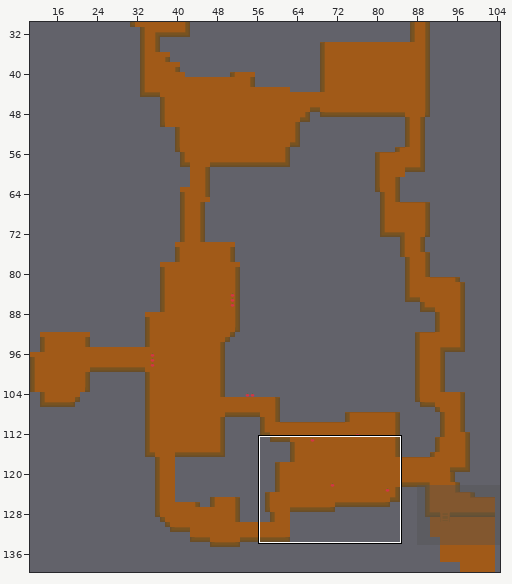
Tiled map: assets/Tiled/map_part1.tmx. Above: a wide view before the commit, with the close-up outlined.
Close-up. Before the commit:
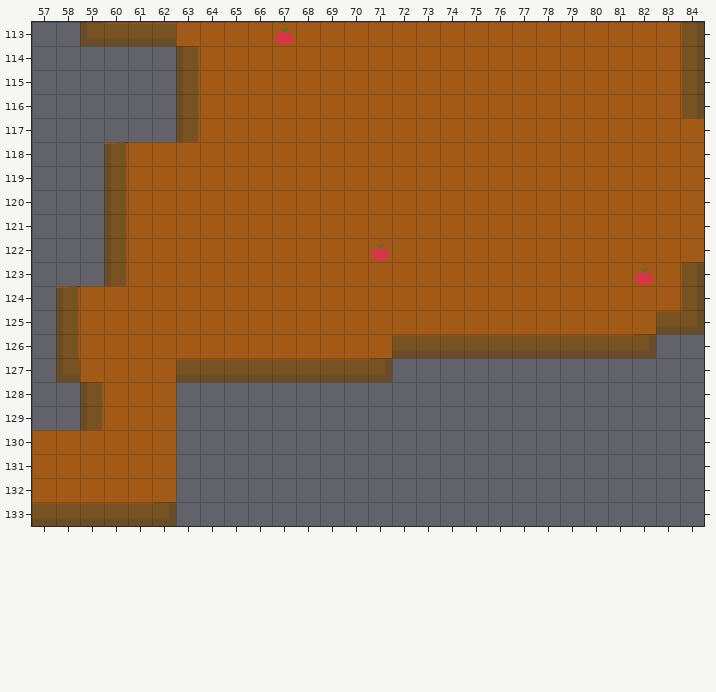
Cells are 32x32 px. Shown: x 57..84, y 113..133. The commit also changed other parts of the map, which this record leaves out. The old version is drawn lined up with the new one.
The same view after the edit:
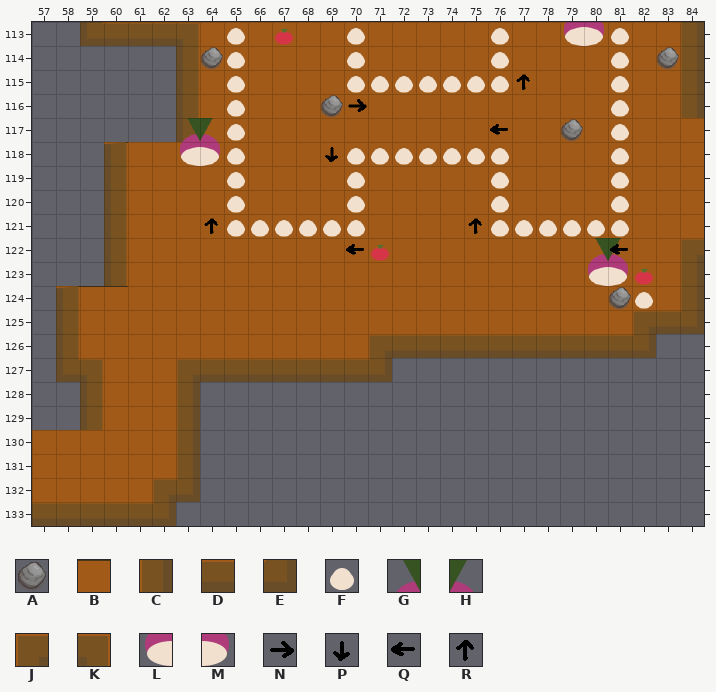
Key: from "tileset": A 3, B 366, C 403, D 438, E 439, F 468, G 469, H 470, J 473, K 474, L 505, M 506, N 612, P 613, Q 614, R 615.
_ is an empty cell.
Tiles of an added or newly shown layer are drawn over the layers below it.
Edits made:
map size 150x150 -> 105x145 cells (old content now starts at -46,-9; both pictures use the new coordinates)
layer "taille_ecran" offset 716,340 -> -506,-779 px
Layer "murs_layer":
Tile B now appears in row 124 at x 59 to 60.
Tile C now appears in rows 128 to 131 at x 63.
Tile E now appears in row 132 at x 63.
The author changed tile D to tile J in row 127 at x 63.
Tile J now appears in row 122 at x 84; in row 125 at x 82; in row 126 at x 71; in row 132 at x 62.
Tile K now appears in row 113 at x 63; in row 127 at x 59.
Layer "obstacle_layer" (added):
Tile A now appears in row 114 at x 64 and 83; in row 116 at x 69; in row 117 at x 79; in row 124 at x 81.
Tile F now appears in row 124 at x 82.
Tile G now appears in row 117 at x 63; in row 122 at x 80.
Tile H now appears in row 117 at x 64; in row 122 at x 81.
Tile L now appears in row 113 at x 79; in row 118 at x 63; in row 123 at x 80.
Tile M now appears in row 113 at x 80; in row 118 at x 64; in row 123 at x 81.
Layer "switchUp_Layer" (added):
Tile R now appears in row 115 at x 77; in row 121 at x 64 and 75.
Layer "switchLeft_Layer" (added):
Tile Q now appears in row 117 at x 76; in row 122 at x 70 and 81.
Layer "switchDown_Layer" (added):
Tile P now appears in row 118 at x 69.
Layer "switchRight_Layer" (added):
Tile N now appears in row 116 at x 70.
Layer "repaires":
Tile F now appears in rows 113 to 114 at x 65, 70, 76 and 81; in row 115 at x 65, 70 to 76 and 81; in rows 116 to 117 at x 65 and 81; in row 118 at x 65, 70 to 76 and 81; in rows 119 to 120 at x 65, 70, 76 and 81; in row 121 at x 65 to 70 and 76 to 81.
